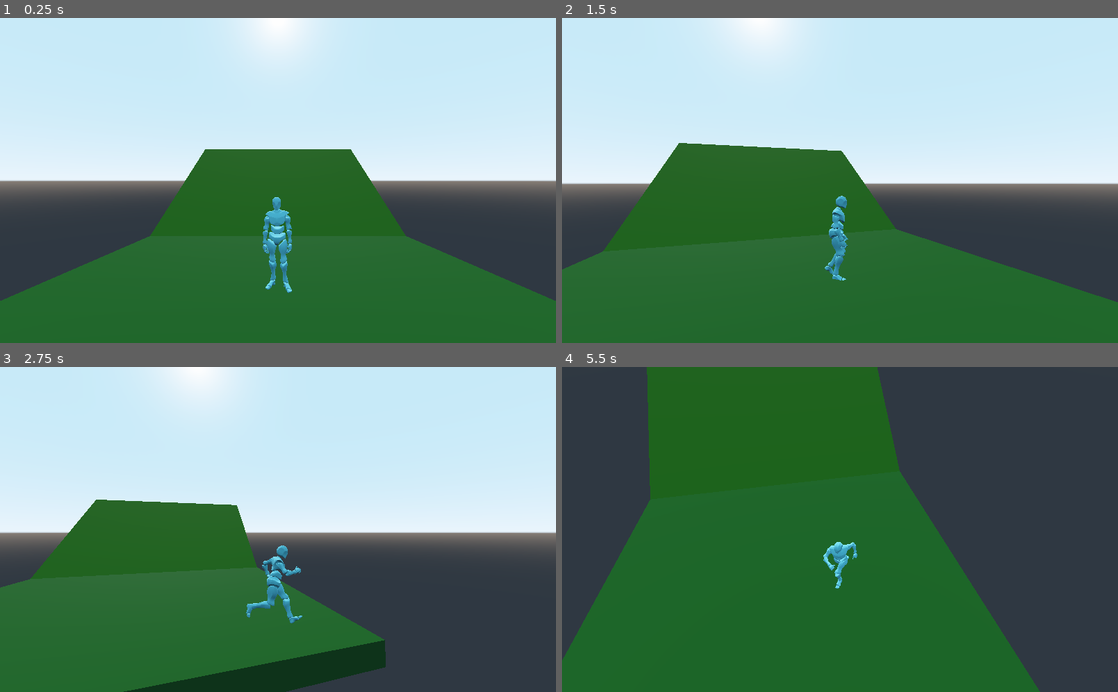
Above: before the commit, frames 1-4 (two rows, left to right).
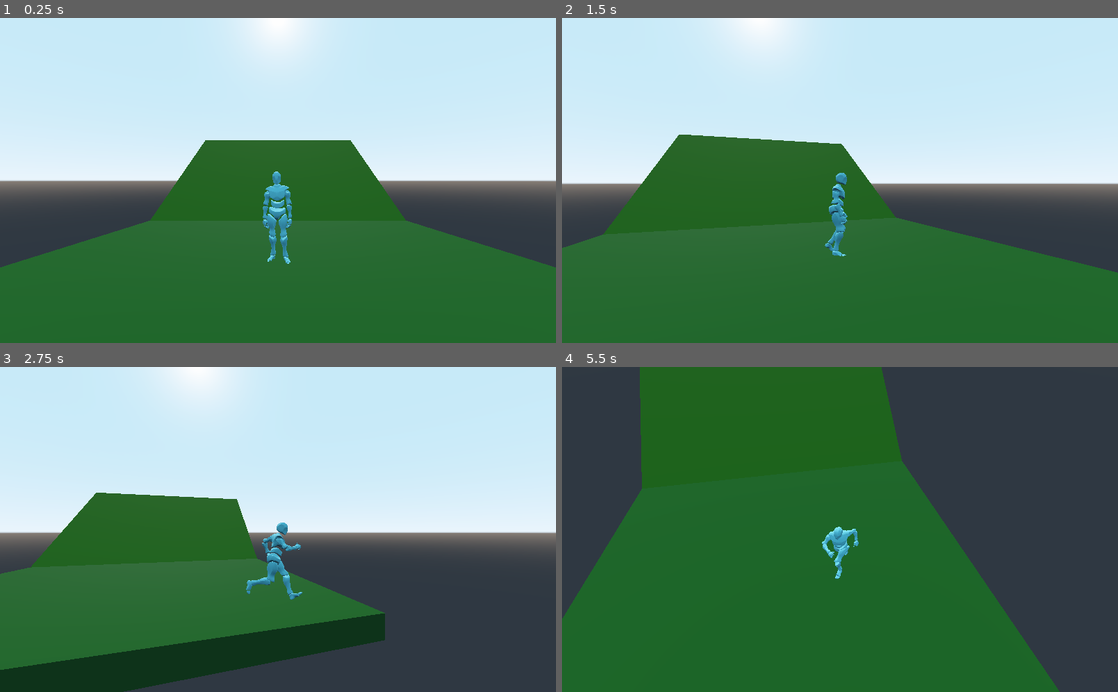
Above: after the commit, the same moments.

Repository: MacdonaldRobinson/godot-3d-platformer
Game: Godot game, scene res://scenes/worlds/world1/World.tscn
Two runs of this game, one before a commit and one after it. Both use one fixed random seed, a clock stepped at 60 frames per second and the inputs below.
Inputs (mouse positions are in pixels of both pictures, inside the frame that each line leads up to):
- Up to frame 1 (0.25 s): no input
- Up to frame 2 (1.5 s): tap Enter at 0.5 s; move the mouse to (867, 180) at 0.52 s; hold W (forward) 0.53-1.28 s; tap Ctrl (mouse_capture) at 0.6 s; tap Space (jump) at 0.77 s; move the mouse to (728, 196) at 1.27 s; hold S (backward) from 1.28 s (still down); tap Shift (sprint) at 1.35 s; click (728, 196) at 1.42 s
- Up to frame 3 (2.75 s): tap Space (jump) at 1.52 s; move the mouse to (333, 458) at 2.02 s; release S (backward) at 2.03 s; hold D (right) from 2.03 s (still down); tap Ctrl (mouse_capture) at 2.1 s; click (333, 458) at 2.17 s
- Up to frame 4 (5.5 s): move the mouse to (834, 536) at 2.77 s; release D (right) at 2.78 s; hold W (forward) 2.78-4.28 s; tap Shift (sprint) at 2.85, 4.35 s; tap Space (jump) at 3.02, 3.77, 4.52 s; move the mouse to (878, 532) at 3.52 s; tap Ctrl (mouse_capture) at 3.6, 5.1 s; move the mouse to (673, 480) at 4.27 s; hold A (left) 4.28-5.03 s; click (673, 480) at 4.42 s; move the mouse to (867, 529) at 5.02 s; hold S (backward) from 5.03 s (still down); click (867, 529) at 5.17 s

The runs differ from the first frame. In frame 1, 6.7% of the frame differs, in the area x 0-100%, y 37-87%; in frame 2, 5.3%; in frame 3, 14%, in the area x 0-70%, y 38-100%; in frame 4, 4.7%.

Commit message:
improved camera

Diff:
--- a/scenes/characters/base/Character.gd
+++ b/scenes/characters/base/Character.gd
@@ -2,10 +2,9 @@
 class_name Character
 
 onready var animation_tree:AnimationTree = $AnimationTree
-onready var tween:Tween = $Tween
+onready var mesh:Spatial = $Mesh
 
 var gravity:Vector3 = Vector3.ZERO
-onready var mesh:Spatial = $Mesh
 
 enum AnimationTreeState {
 	WALK = 0,
@@ -47,7 +46,7 @@
 	if is_on_floor():
 		gravity = Vector3.ZERO
 	else:
-		gravity += Vector3(0.0, -9.8, 0) * delta
+		gravity += Vector3(0.0, -9.8, 0)
 
 	v += gravity
 
--- a/scenes/characters/player/Player.tscn
+++ b/scenes/characters/player/Player.tscn
@@ -241,6 +241,4 @@
 [node name="RootMotionView" type="RootMotionView" parent="."]
 animation_path = NodePath("../AnimationTree")
 
-[node name="Tween" type="Tween" parent="."]
-
 [editable path="Mesh"]
--- a/scenes/spring-arm-camera/Camera.gd
+++ b/scenes/spring-arm-camera/Camera.gd
@@ -14,10 +14,10 @@
 
 func _process(delta):
 	self.transform.origin = nodeToTrack.transform.origin
-	self.transform.origin.y = self.transform.origin.y + 2
+	self.transform.origin.y = self.transform.origin.y + 1.5
 
-	if next_spring_length < 2:
-		next_spring_length = 2
+	if next_spring_length < 1:
+		next_spring_length = 1
 	elif next_spring_length > 100:
 		next_spring_length = 100
 
@@ -43,6 +43,6 @@
 
 	elif event is InputEventMouseButton:
 		if event.button_index == BUTTON_WHEEL_UP:
-			next_spring_length = self.spring_length-3
+			next_spring_length = self.spring_length-2
 		elif event.button_index == BUTTON_WHEEL_DOWN:
-			next_spring_length = self.spring_length+3
+			next_spring_length = self.spring_length+2
